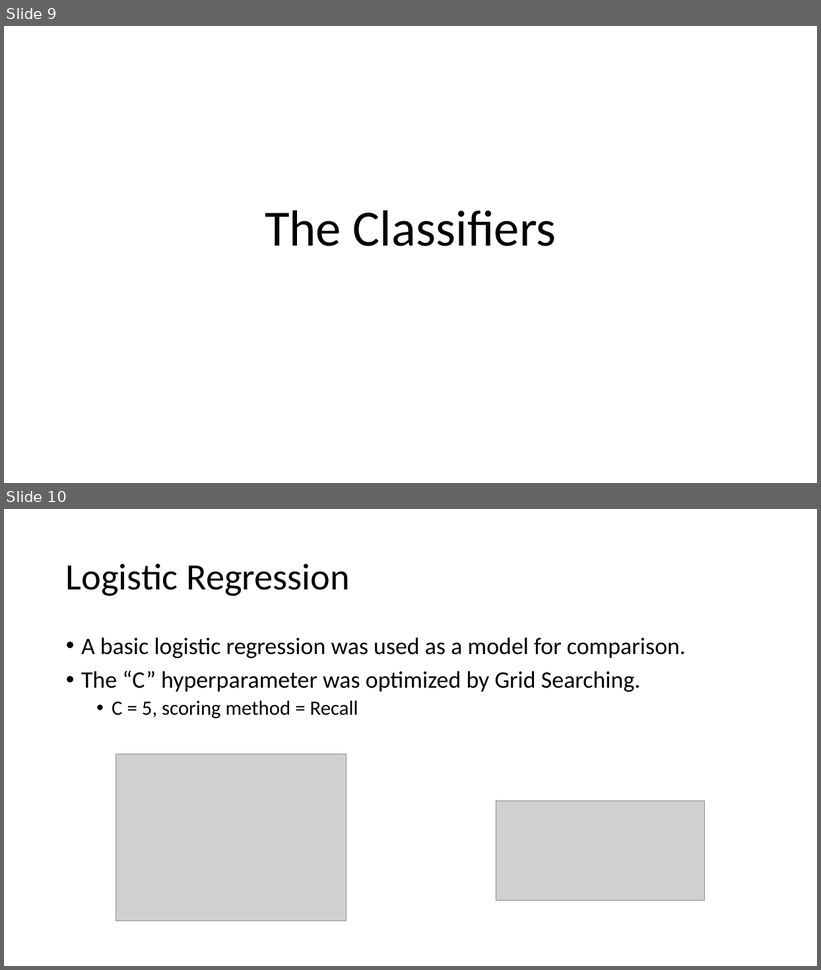
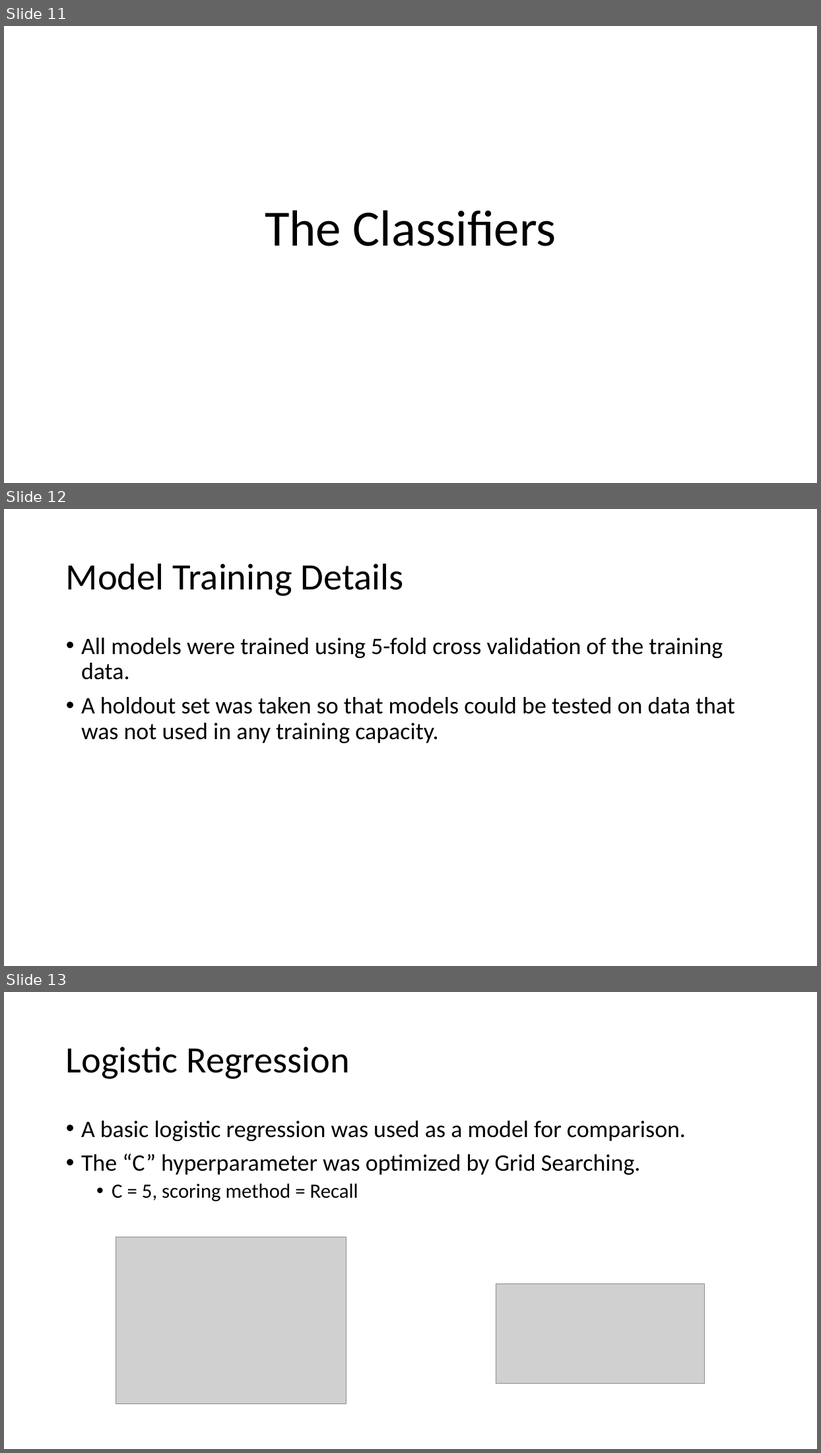
Before and after one commit to M-Matrona/IBM-Machine-Learning-Course, a slide deck: Course_3_Classification/Classification_Project_Heart_Disease_Prediction.pptx. Shown one above the other, each under a label of ours: slides 9 and 10 before the commit, slides 11, 12 and 13 after it. The pictures are 821x970 and 821x1453 pixels, drawn with LibreOffice and Linux fonts; fonts in the diff are those of the drawing; grey boxes stand for pictures. Boxes give left, top, right and bottom in pixels: in the first picture for what was removed or moved away, otherwise in the second. Text is boxed around its words. In the diff, an @@ line names an element or a change of style, - is before the commit and + after.

```diff
--- a/Course_3_Classification/Classification_Project_Heart_Disease_Prediction.pptx
+++ b/Course_3_Classification/Classification_Project_Heart_Disease_Prediction.pptx
@@ slide 12 added at [4,509,817,966], background #FFFFFF @@
@@ title added at [66,563,403,596], 44 pt, text #000000 @@
+Model Training Details
@@ text added at [81,638,735,743], 28 pt, text #000000 @@
+• All models were trained using 5-fold cross validation of the training data.
+• A holdout set was taken so that models could be tested on data that was not used in any training capacity.
@@ what was slide 9 is now slide 11 @@
@@ what was slide 10 is now slide 13 @@
```
Also in this commit, not shown: 5 slides changed, 8 other slides added, 1 slide removed, 2 other files.
